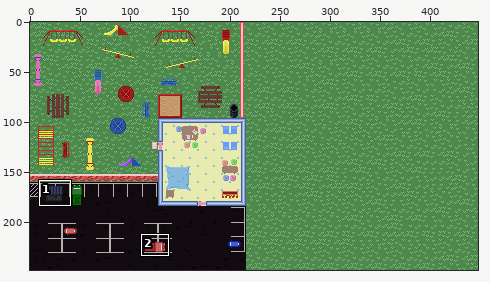
Edited in one commit: sprite sheet (Assets/Art/Map/Map.png). Above: a wide view before the commit, with the close-up outlined.
Close-up. The starting point:
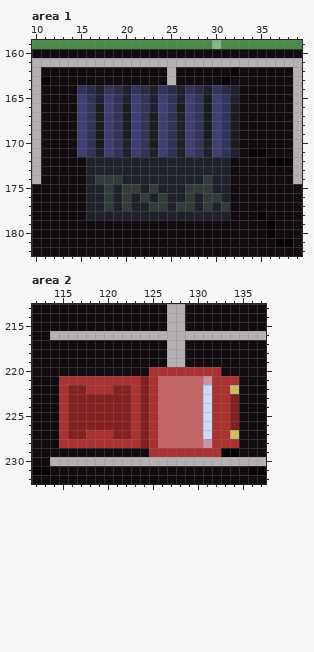
The file is 448x248 pixels. Colours within 5 levels of each other are drawn and written as one. Shown: area 1: x 10..39, y 159..182; area 2: x 112..137, y 213..232. The commit also changed other parts of the picture, which this record leaves out.
After the commit:
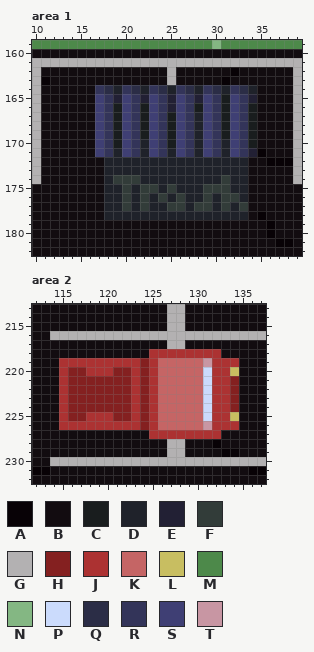
Palette (. is transparent): A #080206  B #120c10  C #191d1e  D #1f222a  E #222034  F #323c39  G #b3b1b2  H #842020  J #ac3232  K #c56565  L #c8be61  M #4d894a  N #84b783  P #cbdbfc  Q #2b2d46  R #333459  S #3f3f74  T #c896a3
From old to new:
Changed rows in their new state; - is an unchanged pixel.
Area 1:
first column x 15:
164 BBRQDRQDRQDRQDRQDRQD
165 BBSRESRESRESRESRCSRE
166 BBSRCSRCSRESRCSRCSRC
167 BBSRCSRCSRCSRDSRCSRC
168 BBSRCSRCSRCSRDSRCSRC
169 BBSRCSRCSRCSRDSRCSRC
170 BBSRCSRDSRCSRDSRDSRC
171 BBSRDSRDSRDSRDSRDSRE
172 -BB--------------DD-
173 -BB--------------DD-
174 -BBD-FF-------D-FDD-
175 -BBD--DF--F-DD-FFDD-
176 -BBD-------FD--DFFD-
177 -BBD---FDDF-DF---DF-
178 -BB--------------DD-
Area 2:
first column x 115:
218 ----------JJJJJJJJ--
219 JJJJJJJJJHJKKKKKTJJJ
220 JHHJJJHHJH-KKKKKP-JL
221 -HHHHHHH--------P--H
222 ---HHH-------------H
225 ---JJJ-------------L
226 -JJJJJJJ--------T--J
227 BBBBBBBBBB-JJJJJJ-BB
228 BBBBBBBBBBBBGGBBBABB
229 ----------BBGGBBBB--
Boxes around the changes in both close-ups, in picture pixels (x1, y1, x2, y2):
changed: (77, 85, 257, 220)
changed: (59, 349, 239, 457)
